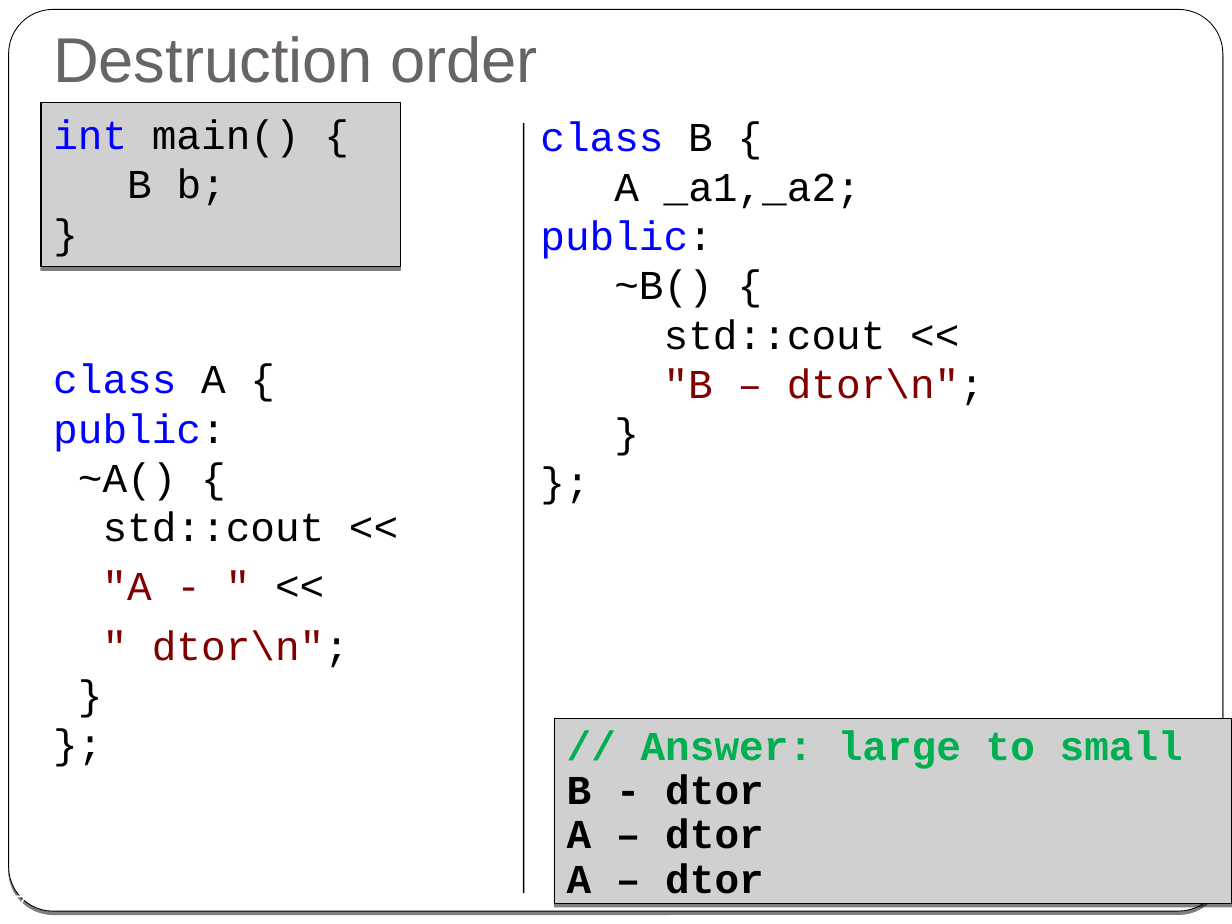
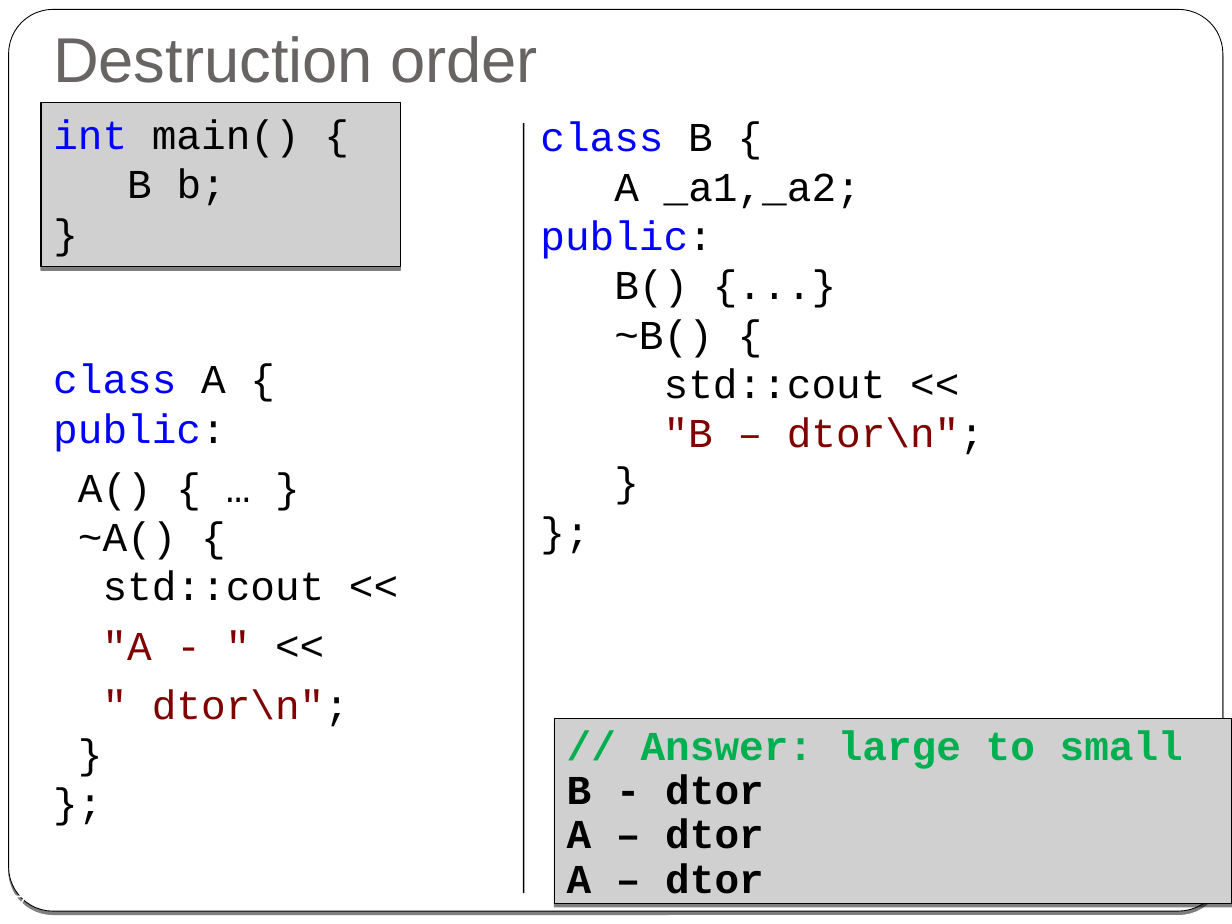
Before and after one commit to cpp-at-ariel/cpp-5779, a slide deck: slide 7 of 03-reference-const/slides-1-composition-initialization.odp. Drawn at 1232x924 pixels with LibreOffice and Linux fonts; fonts in the diff are those of the drawing; grey boxes stand for pictures. Boxes give left, top, right and bottom in pixels: in the first picture for what was removed or moved away, otherwise in the second. Text is boxed around its words. In the diff, an @@ line names an element or a change of style, - is before the commit and + after.

```diff
--- a/03-reference-const/slides-1-composition-initialization.odp
+++ b/03-reference-const/slides-1-composition-initialization.odp
@@ text at [540,122,886,399]: text changed @@
-class B {
-A _a1,_a2;
-public:
-~B() {
-std::cout <<
+class B {
+A _a1,_a2;
+public:
+B() {...}
+~B() {
+std::cout <<
@@ text at [53,364,325,601]: text changed @@
-class A {
-public:
-~A() {
-std::cout <<
+class A {
+public:
+A() { … }
+~A() {
+std::cout <<
```
Also in this commit, not shown: 3 other slides changed, 1 slide removed, 13 other files.
